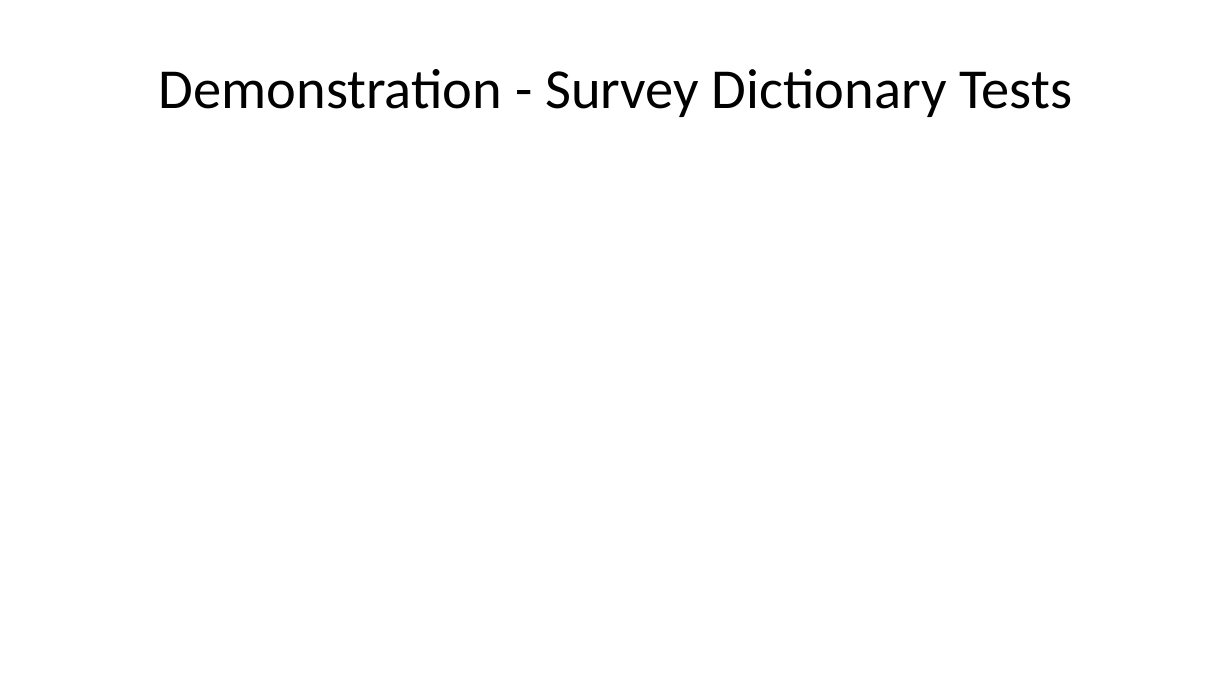
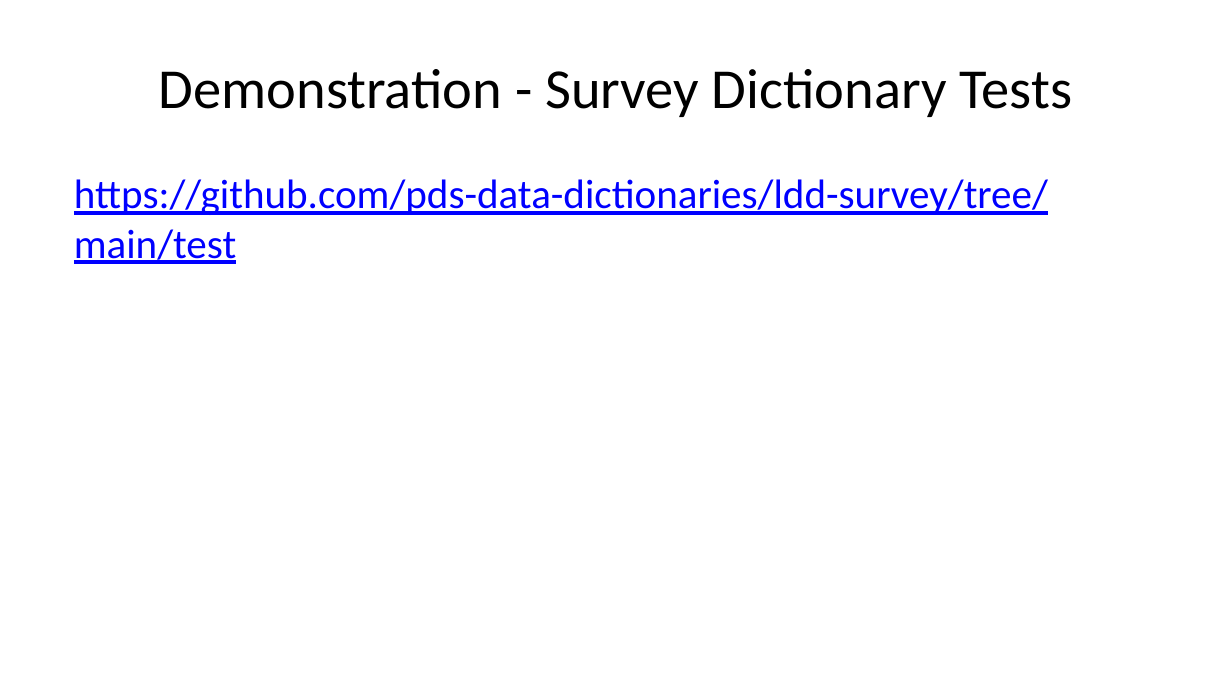
Before and after one commit to sbn-psi/dmsp, a slide deck: slide 15 of LDDTesting/stone-LDDTestingPrinciples.pptx. Drawn at 1232x693 pixels with LibreOffice and Linux fonts; fonts in the diff are those of the drawing. Boxes give left, top, right and bottom in pixels: in the first picture for what was removed or moved away, otherwise in the second. Text is boxed around its words. In the diff, an @@ line names an element or a change of style, - is before the commit and + after.

Commit message:
Added URLs to test locations

```diff
--- a/LDDTesting/stone-LDDTestingPrinciples.pptx
+++ b/LDDTesting/stone-LDDTestingPrinciples.pptx
@@ text added at (74, 179, 1048, 264), 24 pt, text #0000FF, underline @@
+https://github.com/pds-data-dictionaries/ldd-survey/tree/main/test
```
Also in this commit, not shown: 4 other slides changed, 1 other file.
